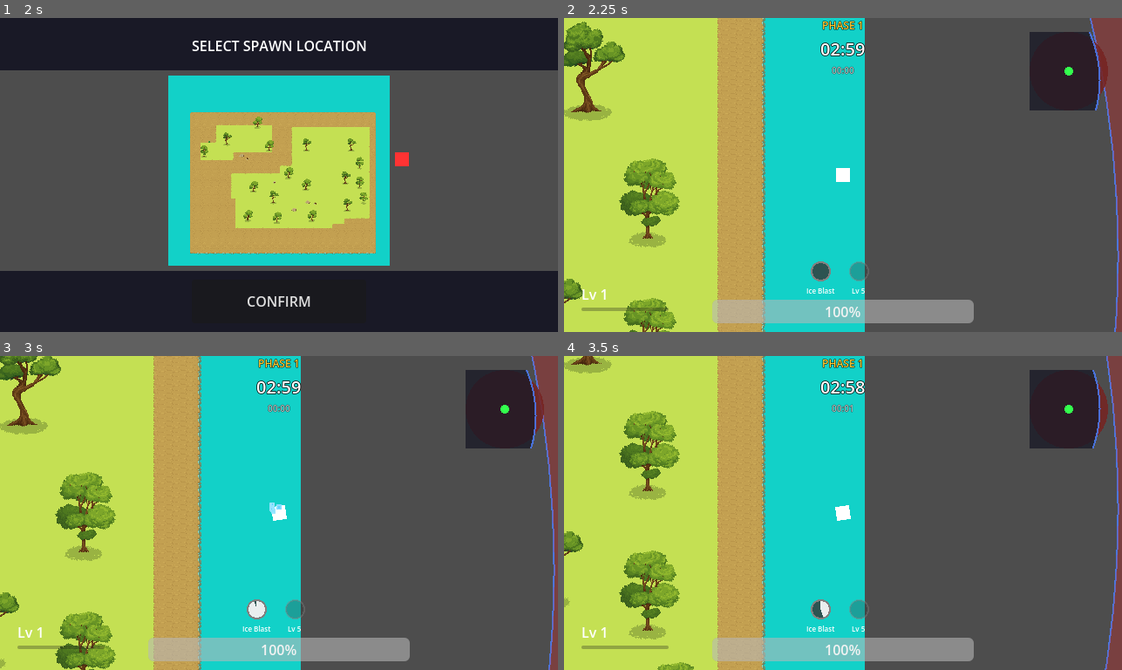
Above: before the commit, frames 1-4 (two rows, left to right).
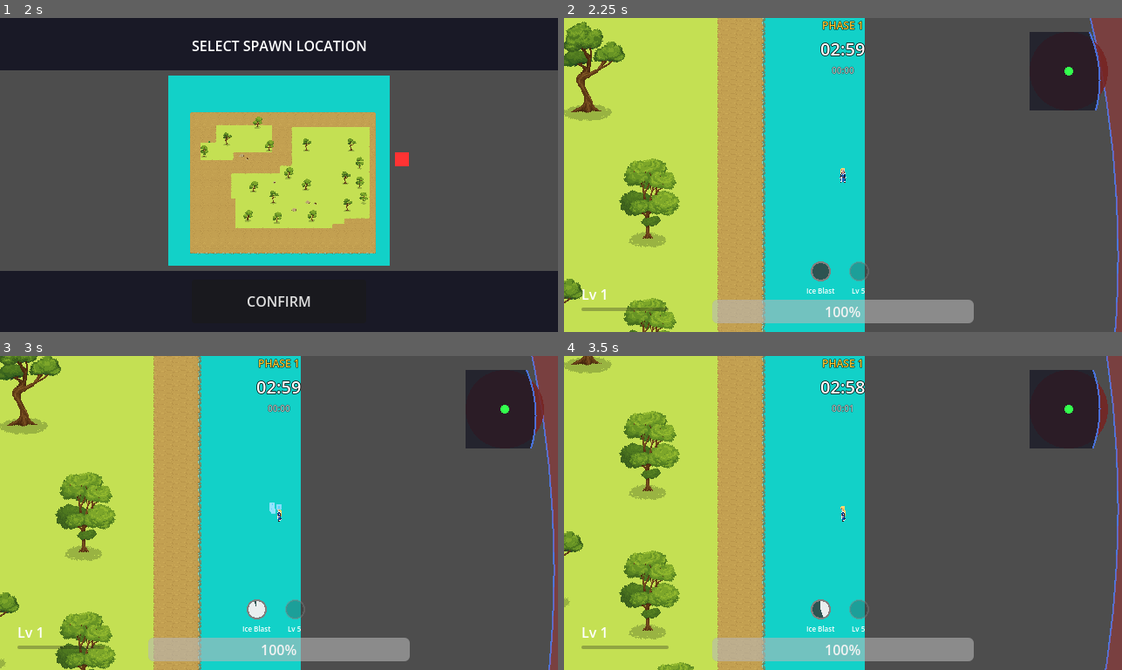
Above: after the commit, the same moments.

Repository: popochangli/godot-battle-royale
Game: Godot game, scene res://ui/character_select.tscn
Same seed, same stepped clock (60 frames per second), same inputs: the game is played once before the commit and once after it.
Inputs (mouse positions are in pixels of both pictures, inside the frame that each line leads up to):
- Up to frame 1 (2 s): click "PLAY" at 0.5 s; tap Enter at 1.25 s; move the mouse to (401, 159) at 1.27 s; hold D from 1.28 s (still down); click (401, 159) at 1.42 s
- Up to frame 2 (2.25 s): release D at 2 s; click "CONFIRM" at 2 s
- Up to frame 3 (3 s): tap Space at 2.75 s; move the mouse to (167, 528) at 2.77 s; hold S from 2.78 s (still down); click (167, 528) at 2.92 s
- Up to frame 4 (3.5 s): keep holding S

Frame 1 is identical in both runs. In frame 2, 0.1% of the frame differs, in the area x 48-52%, y 47-53%; in frame 3, less than 0.1%; in frame 4, 0.1%.

Commit message:
add in-game assets for all heroes

Diff:
--- a/player/characters/character_data.gd
+++ b/player/characters/character_data.gd
@@ -10,3 +10,7 @@
 @export var primary_ability: Resource
 @export var secondary_ability: Resource
 @export var hp_per_level: int = 8
+@export var sprite_scale: float = 1.0
+
+# 8-direction sprites: south, south-east, east, north-east, north, north-west, west, south-west
+@export var direction_sprites: Array[Texture2D] = []
--- a/player/characters/data/crystal_maiden.tres
+++ b/player/characters/data/crystal_maiden.tres
@@ -4,6 +4,14 @@
 [ext_resource type="Script" uid="uid://7ga18kcriays" path="res://player/characters/character_data.gd" id="1_character"]
 [ext_resource type="Resource" uid="uid://c1tvljg6k5vuo" path="res://player/abilities/data/freezing_field.tres" id="2_primary"]
 [ext_resource type="Resource" uid="uid://ro3kp5jx1nsp" path="res://player/abilities/data/ice_blast.tres" id="3_secondary"]
+[ext_resource type="Texture2D" path="res://assets/characters/players/heroes/crystal maiden/south.png" id="dir_s"]
+[ext_resource type="Texture2D" path="res://assets/characters/players/heroes/crystal maiden/south-east.png" id="dir_se"]
+[ext_resource type="Texture2D" path="res://assets/characters/players/heroes/crystal maiden/east.png" id="dir_e"]
+[ext_resource type="Texture2D" path="res://assets/characters/players/heroes/crystal maiden/north-east.png" id="dir_ne"]
+[ext_resource type="Texture2D" path="res://assets/characters/players/heroes/crystal maiden/north.png" id="dir_n"]
+[ext_resource type="Texture2D" path="res://assets/characters/players/heroes/crystal maiden/north-west.png" id="dir_nw"]
+[ext_resource type="Texture2D" path="res://assets/characters/players/heroes/crystal maiden/west.png" id="dir_w"]
+[ext_resource type="Texture2D" path="res://assets/characters/players/heroes/crystal maiden/south-west.png" id="dir_sw"]
 
 [resource]
 script = ExtResource("1_character")
@@ -16,3 +24,5 @@
 primary_ability = ExtResource("3_secondary")
 secondary_ability = ExtResource("2_primary")
 hp_per_level = 6
+sprite_scale = 1.0
+direction_sprites = Array[Texture2D]([ExtResource("dir_s"), ExtResource("dir_se"), ExtResource("dir_e"), ExtResource("dir_ne"), ExtResource("dir_n"), ExtResource("dir_nw"), ExtResource("dir_w"), ExtResource("dir_sw")])
--- a/player/characters/data/jakiro.tres
+++ b/player/characters/data/jakiro.tres
@@ -4,6 +4,14 @@
 [ext_resource type="Resource" uid="uid://cdr00b5hiunr7" path="res://player/abilities/data/dual_breath.tres" id="1_krgnm"]
 [ext_resource type="Script" uid="uid://7ga18kcriays" path="res://player/characters/character_data.gd" id="1_qqj0a"]
 [ext_resource type="Resource" uid="uid://bovvx13hxmbdq" path="res://player/abilities/data/ice_path.tres" id="3_dhvhu"]
+[ext_resource type="Texture2D" path="res://assets/characters/players/heroes/jakiro/south.png" id="dir_s"]
+[ext_resource type="Texture2D" path="res://assets/characters/players/heroes/jakiro/south-east.png" id="dir_se"]
+[ext_resource type="Texture2D" path="res://assets/characters/players/heroes/jakiro/east.png" id="dir_e"]
+[ext_resource type="Texture2D" path="res://assets/characters/players/heroes/jakiro/north-east.png" id="dir_ne"]
+[ext_resource type="Texture2D" path="res://assets/characters/players/heroes/jakiro/north.png" id="dir_n"]
+[ext_resource type="Texture2D" path="res://assets/characters/players/heroes/jakiro/north-west.png" id="dir_nw"]
+[ext_resource type="Texture2D" path="res://assets/characters/players/heroes/jakiro/west.png" id="dir_w"]
+[ext_resource type="Texture2D" path="res://assets/characters/players/heroes/jakiro/south-west.png" id="dir_sw"]
 
 [resource]
 script = ExtResource("1_qqj0a")
@@ -15,4 +23,6 @@
 speed = 310.0
 primary_ability = ExtResource("1_krgnm")
 secondary_ability = ExtResource("3_dhvhu")
+sprite_scale = 1.0
+direction_sprites = Array[Texture2D]([ExtResource("dir_s"), ExtResource("dir_se"), ExtResource("dir_e"), ExtResource("dir_ne"), ExtResource("dir_n"), ExtResource("dir_nw"), ExtResource("dir_w"), ExtResource("dir_sw")])
 metadata/_custom_type_script = "uid://7ga18kcriays"
--- a/player/characters/data/sniper.tres
+++ b/player/characters/data/sniper.tres
@@ -4,6 +4,14 @@
 [ext_resource type="Script" uid="uid://7ga18kcriays" path="res://player/characters/character_data.gd" id="1_7n5jh"]
 [ext_resource type="Resource" uid="uid://dfr66j2txliwf" path="res://player/abilities/data/shrapnel.tres" id="1_pna3j"]
 [ext_resource type="Resource" uid="uid://cwcx35aqcqa2s" path="res://player/abilities/data/assassinate.tres" id="3_6mnbv"]
+[ext_resource type="Texture2D" path="res://assets/characters/players/heroes/sniper/south.png" id="dir_s"]
+[ext_resource type="Texture2D" path="res://assets/characters/players/heroes/sniper/south-east.png" id="dir_se"]
+[ext_resource type="Texture2D" path="res://assets/characters/players/heroes/sniper/east.png" id="dir_e"]
+[ext_resource type="Texture2D" path="res://assets/characters/players/heroes/sniper/north-east.png" id="dir_ne"]
+[ext_resource type="Texture2D" path="res://assets/characters/players/heroes/sniper/north.png" id="dir_n"]
+[ext_resource type="Texture2D" path="res://assets/characters/players/heroes/sniper/north-west.png" id="dir_nw"]
+[ext_resource type="Texture2D" path="res://assets/characters/players/heroes/sniper/west.png" id="dir_w"]
+[ext_resource type="Texture2D" path="res://assets/characters/players/heroes/sniper/south-west.png" id="dir_sw"]
 
 [resource]
 script = ExtResource("1_7n5jh")
@@ -15,4 +23,6 @@
 speed = 310.0
 primary_ability = ExtResource("1_pna3j")
 secondary_ability = ExtResource("3_6mnbv")
+sprite_scale = 1.0
+direction_sprites = Array[Texture2D]([ExtResource("dir_s"), ExtResource("dir_se"), ExtResource("dir_e"), ExtResource("dir_ne"), ExtResource("dir_n"), ExtResource("dir_nw"), ExtResource("dir_w"), ExtResource("dir_sw")])
 metadata/_custom_type_script = "uid://7ga18kcriays"
--- a/player/characters/data/spectre.tres
+++ b/player/characters/data/spectre.tres
@@ -4,6 +4,14 @@
 [ext_resource type="Script" uid="uid://7ga18kcriays" path="res://player/characters/character_data.gd" id="1_45vyi"]
 [ext_resource type="Texture2D" uid="uid://bphud357dj2u5" path="res://assets/characters/players/heroes/spectre/spectre.png" id="1_gr77k"]
 [ext_resource type="Resource" uid="uid://b1rn7fwgw6dyj" path="res://player/abilities/data/shadow_step.tres" id="3_gr77k"]
+[ext_resource type="Texture2D" path="res://assets/characters/players/heroes/spectre/south.png" id="dir_s"]
+[ext_resource type="Texture2D" path="res://assets/characters/players/heroes/spectre/south-east.png" id="dir_se"]
+[ext_resource type="Texture2D" path="res://assets/characters/players/heroes/spectre/east.png" id="dir_e"]
+[ext_resource type="Texture2D" path="res://assets/characters/players/heroes/spectre/north-east.png" id="dir_ne"]
+[ext_resource type="Texture2D" path="res://assets/characters/players/heroes/spectre/north.png" id="dir_n"]
+[ext_resource type="Texture2D" path="res://assets/characters/players/heroes/spectre/north-west.png" id="dir_nw"]
+[ext_resource type="Texture2D" path="res://assets/characters/players/heroes/spectre/west.png" id="dir_w"]
+[ext_resource type="Texture2D" path="res://assets/characters/players/heroes/spectre/south-west.png" id="dir_sw"]
 
 [resource]
 script = ExtResource("1_45vyi")
@@ -14,4 +22,6 @@
 max_health = 200
 primary_ability = ExtResource("1_8prdy")
 secondary_ability = ExtResource("3_gr77k")
+sprite_scale = 1.0
+direction_sprites = Array[Texture2D]([ExtResource("dir_s"), ExtResource("dir_se"), ExtResource("dir_e"), ExtResource("dir_ne"), ExtResource("dir_n"), ExtResource("dir_nw"), ExtResource("dir_w"), ExtResource("dir_sw")])
 metadata/_custom_type_script = "uid://7ga18kcriays"
--- a/player/characters/data/techies.tres
+++ b/player/characters/data/techies.tres
@@ -4,6 +4,14 @@
 [ext_resource type="Texture2D" uid="uid://b8tygiuajnohw" path="res://assets/characters/players/heroes/techies/techies.png" id="1_veghq"]
 [ext_resource type="Resource" uid="uid://dk3efr1ne00y1" path="res://player/abilities/data/bomb.tres" id="2_primary"]
 [ext_resource type="Resource" uid="uid://bn2p4q5c3s81s" path="res://player/abilities/data/proximity_mine.tres" id="3_secondary"]
+[ext_resource type="Texture2D" path="res://assets/characters/players/heroes/techies/south.png" id="dir_s"]
+[ext_resource type="Texture2D" path="res://assets/characters/players/heroes/techies/south-east.png" id="dir_se"]
+[ext_resource type="Texture2D" path="res://assets/characters/players/heroes/techies/east.png" id="dir_e"]
+[ext_resource type="Texture2D" path="res://assets/characters/players/heroes/techies/north-east.png" id="dir_ne"]
+[ext_resource type="Texture2D" path="res://assets/characters/players/heroes/techies/north.png" id="dir_n"]
+[ext_resource type="Texture2D" path="res://assets/characters/players/heroes/techies/north-west.png" id="dir_nw"]
+[ext_resource type="Texture2D" path="res://assets/characters/players/heroes/techies/west.png" id="dir_w"]
+[ext_resource type="Texture2D" path="res://assets/characters/players/heroes/techies/south-west.png" id="dir_sw"]
 
 [resource]
 script = ExtResource("1_character")
@@ -16,3 +24,5 @@
 primary_ability = ExtResource("2_primary")
 secondary_ability = ExtResource("3_secondary")
 hp_per_level = 10
+sprite_scale = 1.0
+direction_sprites = Array[Texture2D]([ExtResource("dir_s"), ExtResource("dir_se"), ExtResource("dir_e"), ExtResource("dir_ne"), ExtResource("dir_n"), ExtResource("dir_nw"), ExtResource("dir_w"), ExtResource("dir_sw")])
--- a/player/player.gd
+++ b/player/player.gd
@@ -10,6 +10,7 @@
 var primary_timer: float = 0.0
 var secondary_timer: float = 0.0
 var regen_timer: float = 0.0
+var has_direction_sprites: bool = false
 
 
 @onready var health_bar = $CooldownUI/HealthBar
@@ -30,6 +31,13 @@
 
 	if character_data:
 		speed = character_data.speed
+
+		# Load direction sprites if available
+		if character_data.direction_sprites.size() == 8:
+			has_direction_sprites = true
+			$Sprite2D.texture = character_data.direction_sprites[0]  # south default
+			$Sprite2D.scale = Vector2(character_data.sprite_scale, character_data.sprite_scale)
+			$Sprite2D.rotation = 0
 
 		if primary_label and character_data.primary_ability:
 			primary_label.text = character_data.primary_ability.display_name
@@ -114,7 +122,7 @@
 		secondary_indicator.cooldown_current = secondary_timer
 
 	var mouse_pos = get_global_mouse_position()
-	$Sprite2D.look_at(mouse_pos)
+	_update_facing(mouse_pos)
 	aim_direction = (mouse_pos - global_position).normalized()
 
 	var direction = Vector2.ZERO
@@ -189,3 +197,19 @@
 	if health_bar:
 		health_bar.value = health
 		health_bar.max_value = max_health
+
+# Convert mouse aim to 8-direction index and swap sprite texture
+func _update_facing(target_pos: Vector2) -> void:
+	if has_direction_sprites:
+		var dir = (target_pos - global_position).normalized()
+		var angle = dir.angle()  # radians, 0 = right(east), PI/2 = down(south)
+		# Map angle to 8 directions. Subtract PI/2 to shift south to index 0.
+		var idx = wrapi(roundi((angle - PI / 2) / (PI / 4)), 0, 8)
+		# idx: 0=S, 1=SW, 2=W, 3=NW, 4=N, 5=NE, 6=E, 7=SE
+		# Array order: S(0), SE(1), E(2), NE(3), N(4), NW(5), W(6), SW(7)
+		var remap = [0, 7, 6, 5, 4, 3, 2, 1]
+		var sprite_idx = remap[idx]
+		$Sprite2D.texture = character_data.direction_sprites[sprite_idx]
+		$Sprite2D.rotation = 0
+	else:
+		$Sprite2D.look_at(target_pos)
Binary file added: assets/characters/players/heroes/crystal maiden/east.png
Not shown, added: assets/characters/players/heroes/crystal maiden/east.png.import
Binary file added: assets/characters/players/heroes/crystal maiden/north-east.png
Not shown, added: assets/characters/players/heroes/crystal maiden/north-east.png.import
Binary file added: assets/characters/players/heroes/crystal maiden/north-west.png
Not shown, added: assets/characters/players/heroes/crystal maiden/north-west.png.import
Binary file added: assets/characters/players/heroes/crystal maiden/north.png
Not shown, added: assets/characters/players/heroes/crystal maiden/north.png.import
Binary file added: assets/characters/players/heroes/crystal maiden/south-east.png
Not shown, added: assets/characters/players/heroes/crystal maiden/south-east.png.import
Binary file added: assets/characters/players/heroes/crystal maiden/south-west.png
Not shown, added: assets/characters/players/heroes/crystal maiden/south-west.png.import
(and 68 more such lines)
